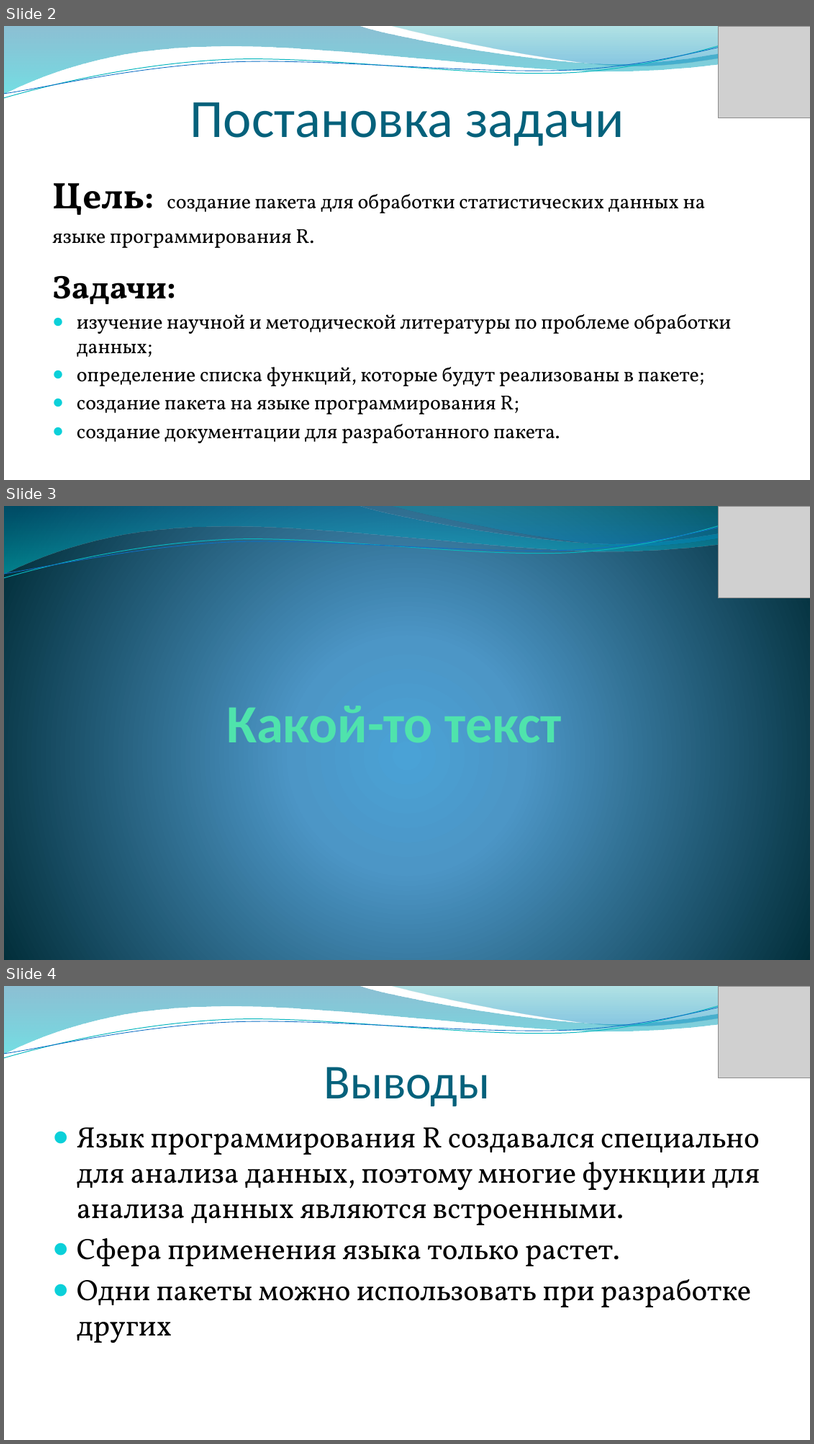
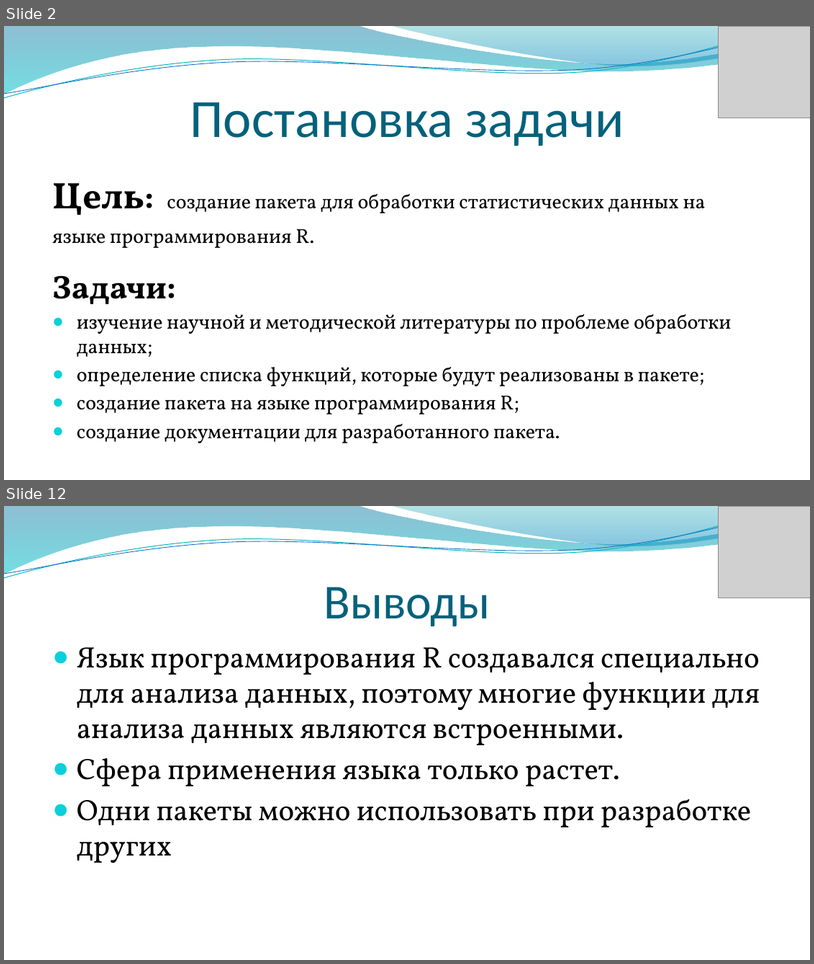
Before and after one commit to Ortem-a/mypackage, a slide deck: Преза_КР.pptx. Shown one above the other, each under a label of ours: slides 2, 3 and 4 before the commit, slides 2 and 12 after it; the slides between them are not shown. The pictures are 814x1444 and 814x964 pixels, drawn with LibreOffice and Linux fonts; fonts in the diff are those of the drawing; grey boxes stand for pictures; background and template pictures are left out. Boxes give left, top, right and bottom in pixels: in the first picture for what was removed or moved away, otherwise in the second. Text is boxed around its words. In the diff, an @@ line names an element or a change of style, - is before the commit and + after.

Commit message:
Добавлены слайды и текст описания под ними.

```diff
--- a/Преза_КР.pptx
+++ b/Преза_КР.pptx
@@ slide 3 removed at (4, 506, 810, 960), background gradient #4AA0D6 to #4C98C7 to #002C38; not listed: 4 template elements that a slide beside it also shows @@
@@ picture removed at (718, 506, 810, 598) @@
@@ title removed at (226, 705, 562, 742) @@
-Какой-то текст
@@ what was slide 4 is now slide 12 @@
```
Also in this commit, not shown: 1 slide changed, 9 slides added.
